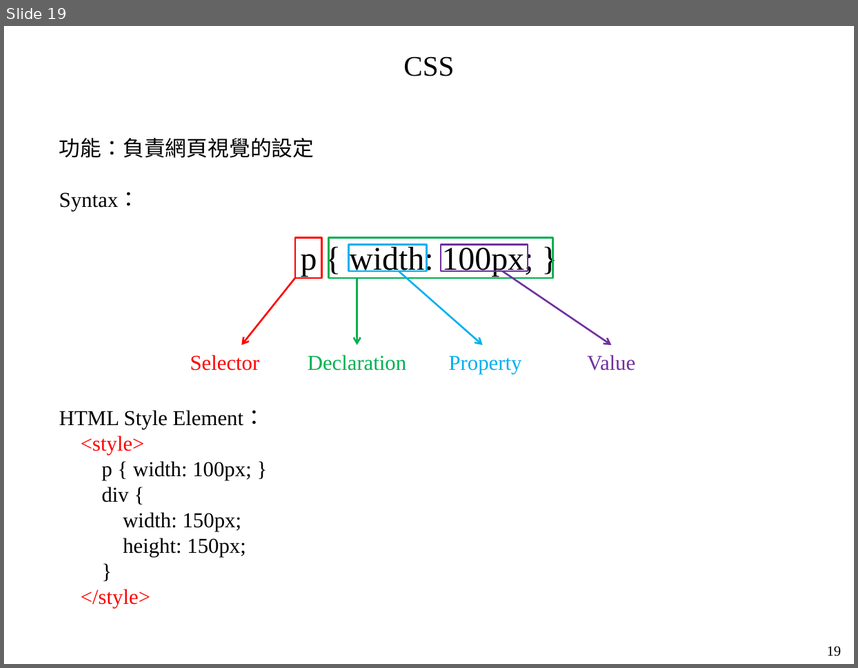
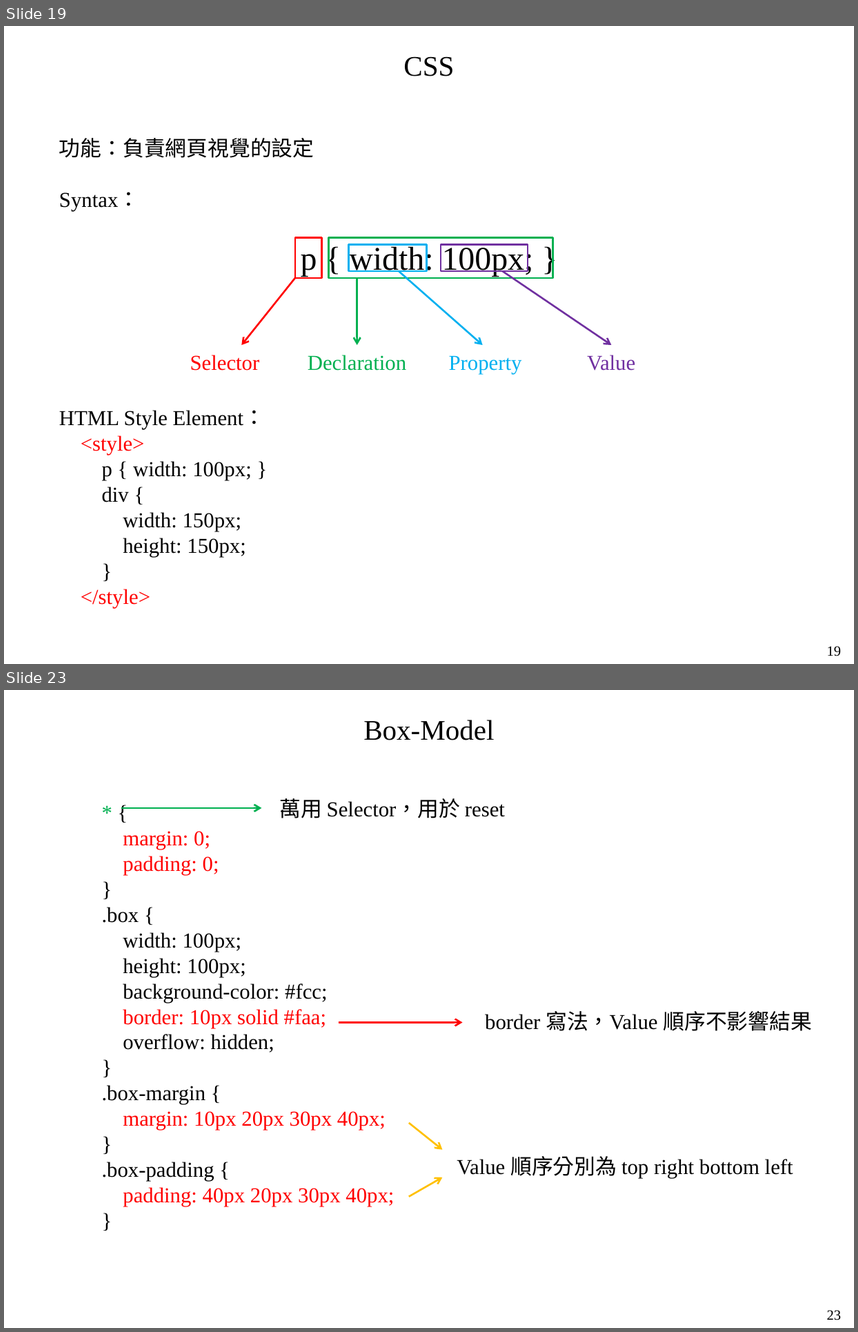
Before and after one commit to mar120434/2021_web_tutor, a slide deck: 靜態網頁.pptx. Shown one above the other, each under a label of ours: slide 19 before the commit, slides 19 and 23 after it; the slides between them are not shown. The pictures are 858x668 and 858x1332 pixels, drawn with LibreOffice and Linux fonts; fonts in the diff are those of the drawing. Boxes give left, top, right and bottom in pixels: in the first picture for what was removed or moved away, otherwise in the second. Text is boxed around its words. In the diff, an @@ line names an element or a change of style, - is before the commit and + after.

```diff
--- a/靜態網頁.pptx
+++ b/靜態網頁.pptx
@@ slide 23 added at (4, 690, 854, 1328), background #FFFFFF @@
@@ text added at (363, 720, 494, 740), 24 pt, text #000000 @@
+Box-Model
@@ arrow added from (121, 808) to (261, 808), #00B050 1.5 pt @@
@@ text added at (279, 798, 505, 818), 18 pt, text #000000 @@
+萬用 Selector，用於 reset
@@ text added at (102, 831, 394, 1206), 18 pt, text #000000 @@
+* {
+margin: 0;
+padding: 0;
+}
+.box {
+width: 100px;
+height: 100px;
+background-color: #fcc;
+border: 10px solid #faa;
+overflow: hidden;
+}
+.box-margin {
+margin: 10px 20px 30px 40px;
+}
+.box-padding {
+padding: 40px 20px 30px 40px;
+}
@@ text added at (485, 1011, 812, 1031), 18 pt, text #000000 @@
+border 寫法，Value 順序不影響結果
@@ arrow added from (339, 1023) to (462, 1023), #FF0000 1.5 pt @@
@@ arrow added from (408, 1123) to (443, 1149), #FFC000 1.5 pt @@
@@ text added at (457, 1156, 793, 1178), 18 pt, text #000000 @@
+Value 順序分別為 top right bottom left
@@ arrow added from (408, 1196) to (443, 1177), #FFC000 1.5 pt @@
@@ text added at (827, 1310, 841, 1320), 12 pt, text #000000 @@
+23
```
Also in this commit, not shown: 3 slides changed, 3 other slides added, 1 other file.
